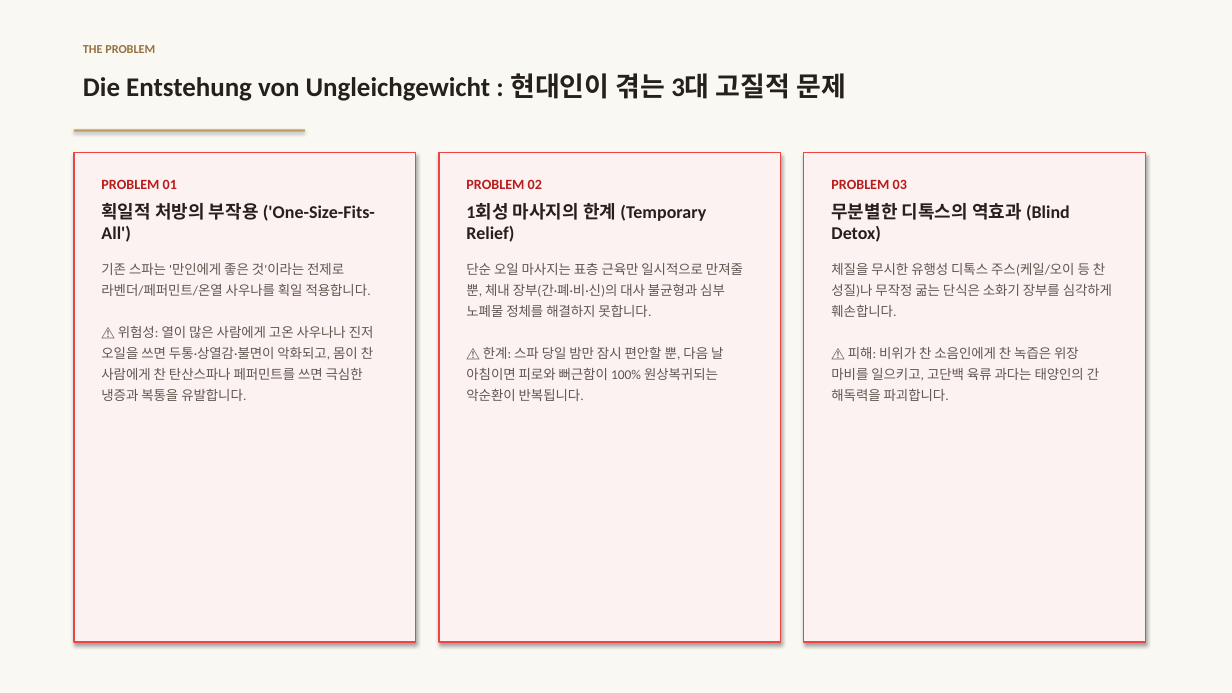
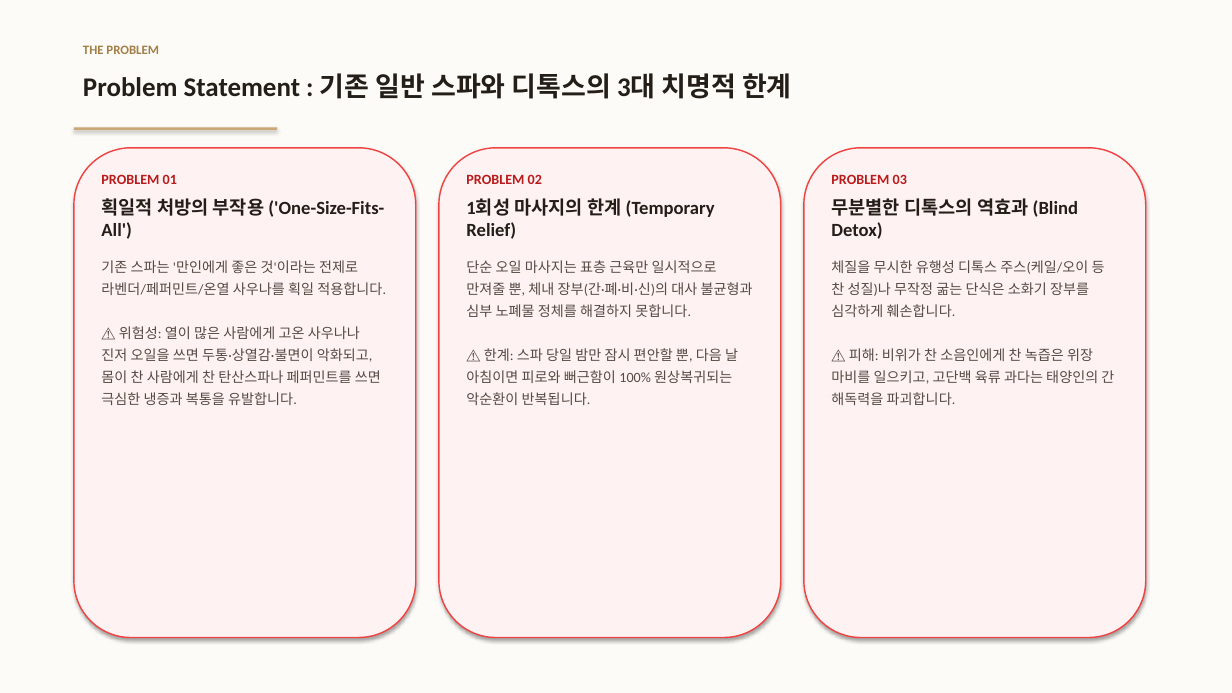
Before and after one commit to ryujean77/ryujean-slides, a slide deck: slide 2 of sasang-spa/사상체질_프리미엄_스파_프로젝트_제안서_발표자료.pptx (slide 3 before the commit). Drawn at 1232x693 pixels with LibreOffice and Linux fonts; fonts in the diff are those of the drawing. Boxes give left, top, right and bottom in pixels: in the first picture for what was removed or moved away, otherwise in the second. Text is boxed around its words. In the diff, an @@ line names an element or a change of style, - is before the commit and + after.

Commit message:
fix: 16장 한국어 기획 풀버전 내용 100% 롤백 복원 및 정통 럭셔리 브로셔 디자인 완벽 적용

```diff
--- a/sasang-spa/사상체질_프리미엄_스파_프로젝트_제안서_발표자료.pptx
+++ b/sasang-spa/사상체질_프리미엄_스파_프로젝트_제안서_발표자료.pptx
@@ rectangle at (0, 0, 1232, 693): fill #FAF8F3 to #FDFBF7 @@
@@ text "THE PROBLEM" at (83, 45, 159, 54): size 9.5 to 10 pt, text colour #94723E to #A37F48 @@
@@ text at (83, 73, 792, 99): text changed; text colour #26201C to #241E19 @@
-Die Entstehung von Ungleichgewicht : 현대인이 겪는 3대 고질적 문제
+Problem Statement : 기존 일반 스파와 디톡스의 3대 치명적 한계
@@ rectangle: place and size @@
-rectangle at (74, 129, 305, 132)
+rectangle at (74, 128, 277, 130)
@@ rectangle at (74, 128, 277, 130): fill #C29B62 to #C9A876 @@
@@ rounded rectangle added at (74, 148, 416, 638), fill #FEF2F2, outline #EF4444 1.1 pt @@
@@ rounded rectangle added at (439, 148, 781, 638), fill #FEF2F2, outline #EF4444 1.1 pt @@
@@ rounded rectangle added at (804, 148, 1146, 638), fill #FEF2F2, outline #EF4444 1.1 pt @@
@@ rectangle removed at (74, 152, 416, 642) @@
@@ rectangle removed at (439, 152, 781, 642) @@
@@ rectangle removed at (804, 152, 1146, 642) @@
@@ text at (101, 198, 386, 405): size 14 to 14.5 pt, text colour #26201C to #241E19 in "획일적 처방의 부작용 ('One-Size-Fits-All')"; size 10.5 to 11 pt, text colour #5F5750 to #554B44 in "기존 스파는 '만인에게 좋은 것'이라는 전제로 라벤더/페퍼민트/온열 ..." @@
@@ text at (466, 198, 753, 405): size 14 to 14.5 pt, text colour #26201C to #241E19 in "1회성 마사지의 한계 (Temporary Relief)"; size 10.5 to 11 pt, text colour #5F5750 to #554B44 in "단순 오일 마사지는 표층 근육만 일시적으로 만져줄 ..." @@
@@ text at (831, 198, 1114, 405): size 14 to 14.5 pt, text colour #26201C to #241E19 in "무분별한 디톡스의 역효과 (Blind Detox)"; size 10.5 to 11 pt, text colour #5F5750 to #554B44 in "체질을 무시한 유행성 디톡스 주스(케일/오이 등 찬 ..." @@
```
Also in this commit, not shown: 6 other slides changed, 9 slides added, 2 slides removed, 1 other file.
